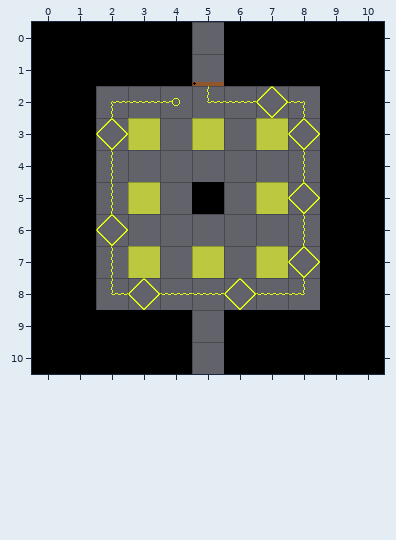
Two versions of a level (Tiled map (JSON), Assets/Level_Editor/TileMap/Room_8.tmj). Above, as it was before the edit.
Cells are 32x32 px. Shown: x 0..10, y 0..10.
The same view after the edit:
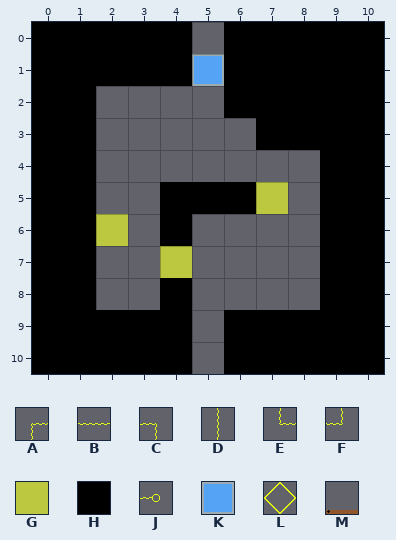
Key: from "tileSet": A 5, B 6, C 7, D 15, E 25, F 27, G 32, H 33, J 36, K 45, L 71, M 83.
_ is an empty cell.
Changes in this commit:
Layer "Blocks":
y 1: x 5 _ -> K
y 2: x 6..8 ___ -> HHH
y 3: x 3 G -> _; x 5 G -> _; x 7..8 G_ -> HH
y 5: x 3..4 G_ -> _H; x 6 _ -> H
y 6: x 2 _ -> G; x 4 _ -> H
y 7: x 3..5 G_G -> _G_; x 7 G -> _
y 8: x 4 _ -> H
Layer "Overlap":
y 1: x 5 M -> _
y 2: x 2..8 ABJEBLC -> _______
y 3: x 2 L -> _; x 8 L -> _
y 4: x 2 D -> _; x 8 D -> _
y 5: x 2 D -> _; x 8 L -> _
y 6: x 2 L -> _; x 8 D -> _
y 7: x 2 D -> _; x 8 L -> _
y 8: x 2..8 ELBBLBF -> _______
Where, in picture pixels (left, top, right, bottom), the same in both pictures:
changed: (96, 54, 320, 310)
